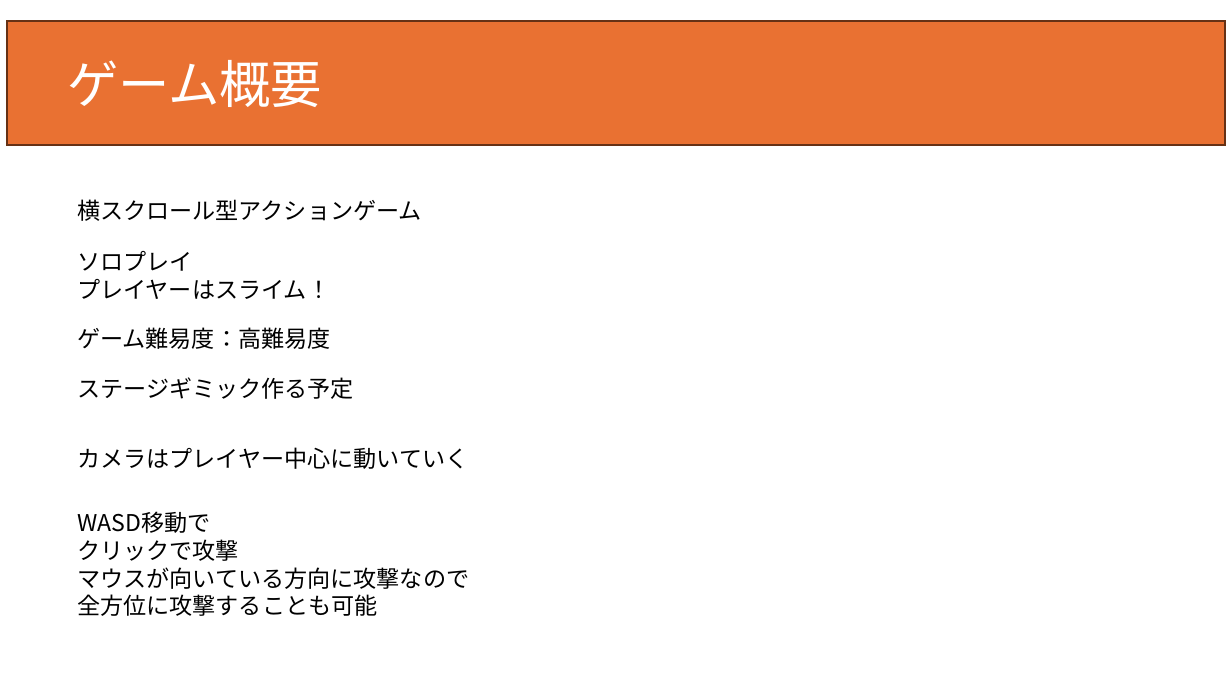
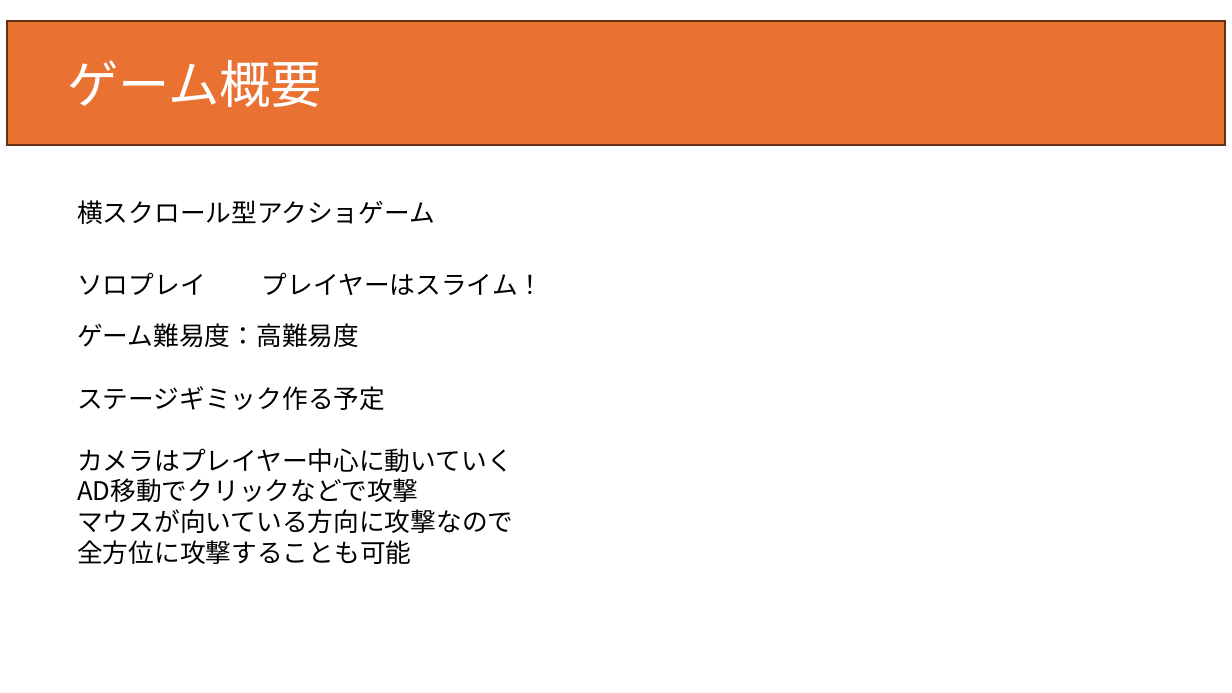
Before and after one commit to hiromatu-kengo/team_khhh, a slide deck: slide 6 of チーム制作企画書.pptx (slide 4 before the commit). Drawn at 1232x693 pixels with LibreOffice and Linux fonts; fonts in the diff are those of the drawing. Boxes give left, top, right and bottom in pixels: in the first picture for what was removed or moved away, otherwise in the second. Text is boxed around its words. In the diff, an @@ line names an element or a change of style, - is before the commit and + after.

```diff
--- a/チーム制作企画書.pptx
+++ b/チーム制作企画書.pptx
@@ text at box(77, 200, 435, 224): text changed; size 18 to 20 pt @@
-横スクロール型アクションゲーム
+横スクロール型アクショゲーム
@@ text at box(77, 272, 544, 295): text changed; size 18 to 20 pt @@
-ソロプレイ
-プレイヤーはスライム！
+ソロプレイ プレイヤーはスライム！
@@ text "ゲーム難易度：高難易度" at box(77, 323, 359, 347): size 18 to 20 pt @@
@@ text "ステージギミック作る予定" at box(77, 386, 385, 410): size 18 to 20 pt @@
@@ text "ステージギミック作る予定": place and size @@
-text "ステージギミック作る予定" at box(77, 377, 354, 399)
+text "ステージギミック作る予定" at box(77, 386, 385, 410)
@@ text at box(77, 448, 513, 472): size 18 to 20 pt in "カメラはプレイヤー中心に動いていく" @@
@@ text at box(77, 478, 513, 564): paragraphs added @@
+AD移動でクリックなどで攻撃
+マウスが向いている方向に攻撃なので
+全方位に攻撃することも可能
@@ text removed at box(77, 511, 469, 616) @@
-WASD移動で
-クリックで攻撃
-マウスが向いている方向に攻撃なので
-全方位に攻撃することも可能
```
Also in this commit, not shown: 2 other slides changed, 3 slides added, 1 slide removed.
